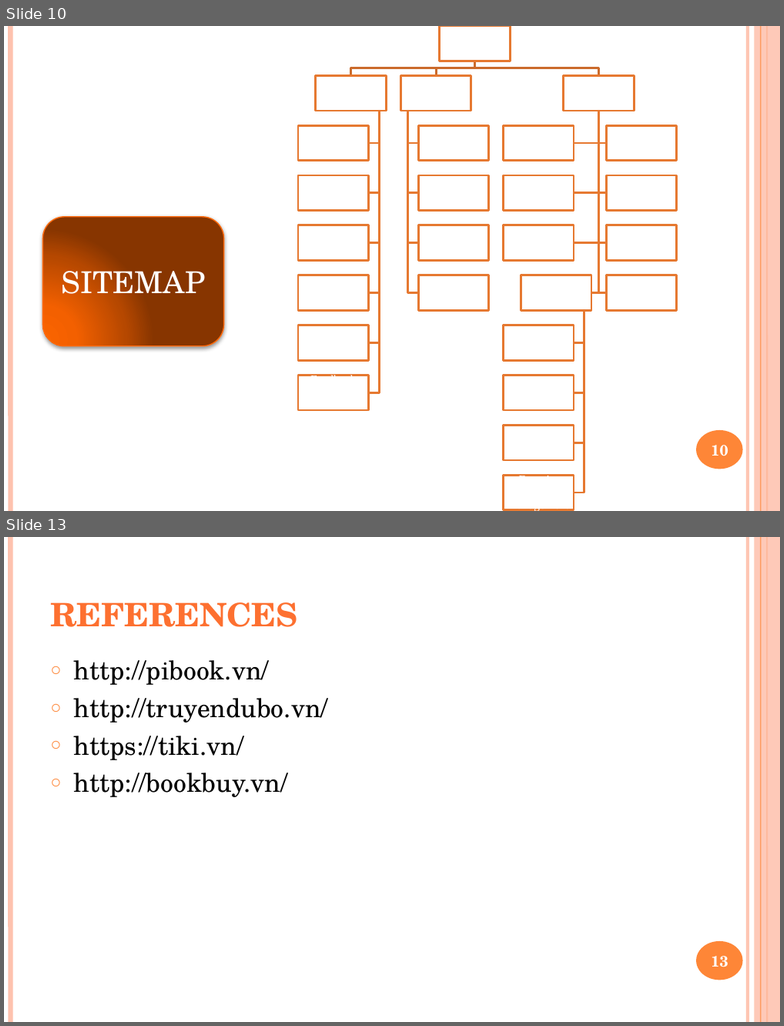
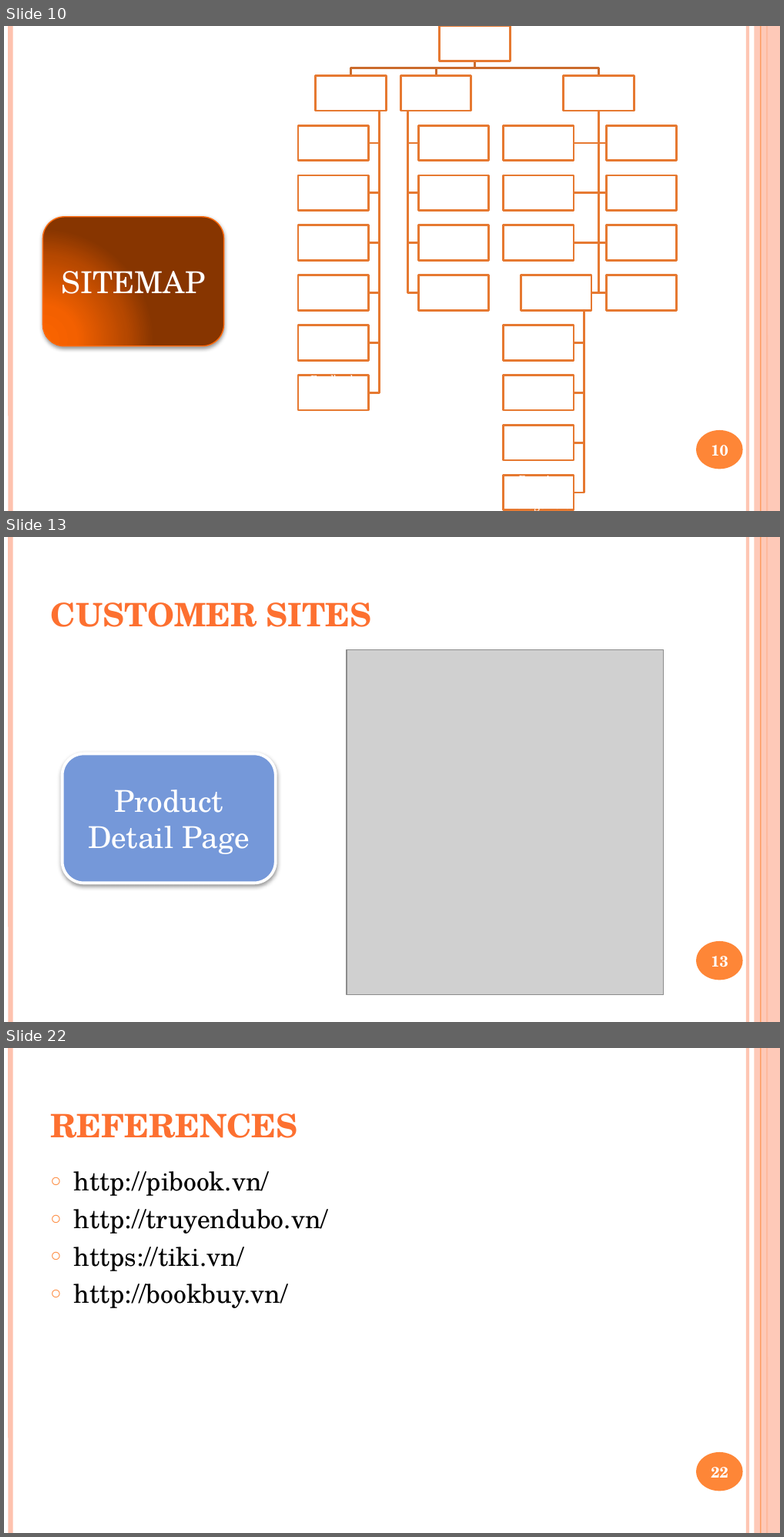
Before and after one commit to yutovsjohan/final_project, a slide deck: document_final/final_project.pptx. Shown one above the other, each under a label of ours: slides 10 and 13 before the commit, slides 10, 13 and 22 after it; the slides between them are not shown. The pictures are 784x1026 and 784x1537 pixels, drawn with LibreOffice and Linux fonts; fonts in the diff are those of the drawing; grey boxes stand for pictures. Boxes give left, top, right and bottom in pixels: in the first picture for what was removed or moved away, otherwise in the second. Text is boxed around its words. In the diff, an @@ line names an element or a change of style, - is before the commit and + after.

```diff
--- a/document_final/final_project.pptx
+++ b/document_final/final_project.pptx
@@ slide 13 added at [4, 537, 780, 1022], background #FFFFFF; not listed: 6 template elements that a slide beside it also shows @@
@@ title added at [50, 602, 372, 627], 30 pt, text gradient #FF8D61 to #FE7131 to #EB6A15 to #CB601A to #C75E1A, bold @@
+CUSTOMER SITES
@@ picture added at [347, 650, 664, 995] @@
@@ rounded rectangle added at [63, 753, 276, 883], fill #7598D9, outline #FFFFFF 2.75 pt, 28 pt, text #FFFFFF @@
+Product Detail Page
@@ page number added at [711, 956, 729, 967], 14 pt, text #FFFFFF, bold @@
+13
@@ what was slide 13 is now slide 22 @@
@@ page number at [711, 1467, 729, 1478]: text changed @@
-13
+22
```
Also in this commit, not shown: 2 slides changed, 8 other slides added, 3 other files.
